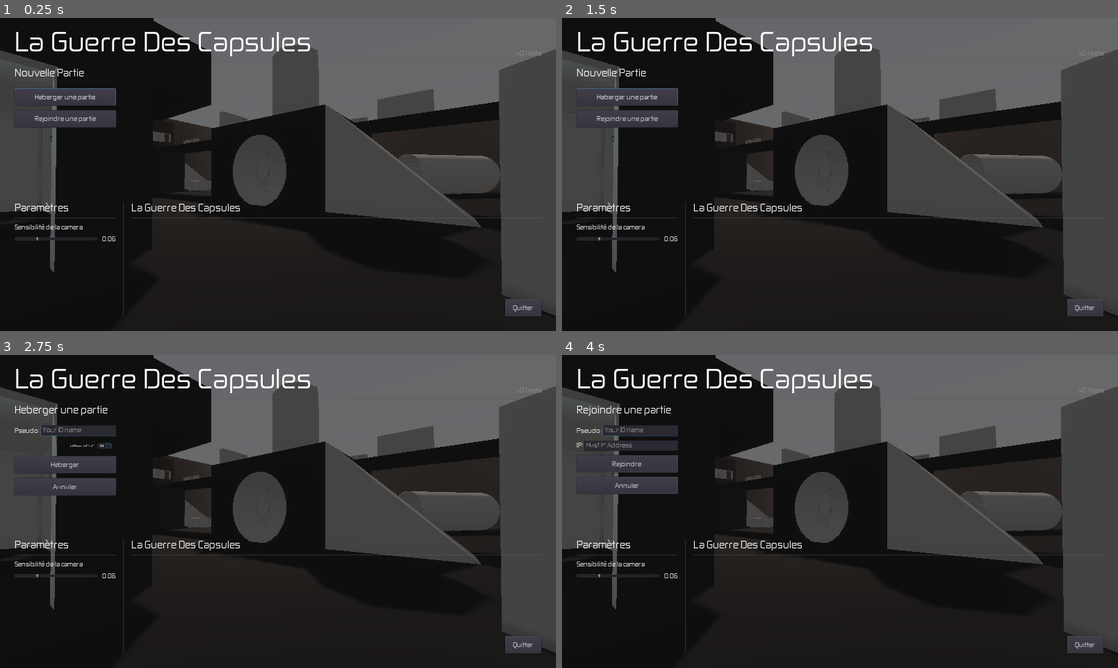
Above: before the commit, frames 1-4 (two rows, left to right).
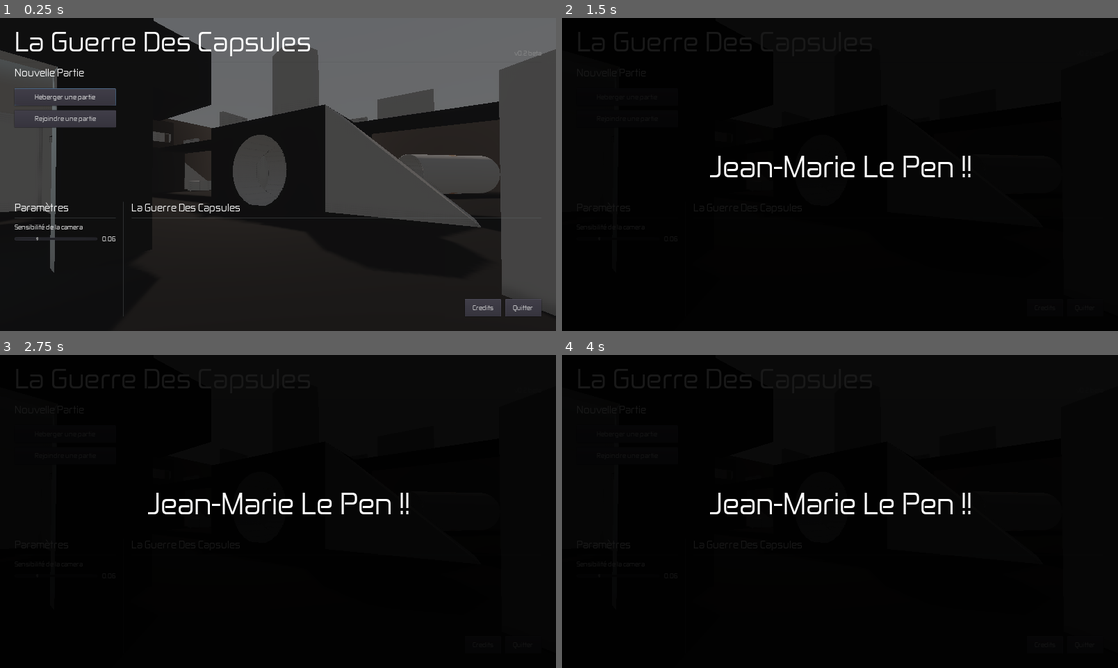
Above: after the commit, the same moments.

Repository: nexos20levrai/La-Guerre-Des-Capsules
Game: Godot game, scene res://Maps/Map01.tscn
The game is run twice, just before and just after one commit, with the same random seed, the same clock (stepped at 60 frames per second) and the same inputs. A sky picture missing from this copy of the repository is replaced by a grey-blue gradient.
Inputs (mouse positions are in pixels of both pictures, inside the frame that each line leads up to):
- Up to frame 1 (0.25 s): no input
- Up to frame 2 (1.5 s): click (1045, 309) at 0.5 s, where only the run after the commit has a clickable "Credits"; click (845, 174) at 1.27 s
- Up to frame 3 (2.75 s): click "Heberger une partie" at 2 s
- Up to frame 4 (4 s): click (628, 486) at 2.75 s, where only the run before the commit has a clickable "Annuler"; click "Rejoindre une partie" at 3.5 s

The runs differ from the first frame. In frame 1, 0.4% of the frame differs, in the area x 83-95%, y 10-96%; in frame 2, 62%; in frame 3, 63%; in frame 4, 63%, in the area x 0-100%, y 0-100%.

Commit message:
v0.2 Bêta

Diff:
--- a/Actors/Scripts/Player.gd
+++ b/Actors/Scripts/Player.gd
@@ -608,6 +608,7 @@
 
 func _on_weapon_out_of_ads():
 	set_is_ads(false)
+	emit_signal("on_reload")
 
 func _on_weapon_reloaded():
 	if is_network_master():
--- a/Maps/Map01.tscn
+++ b/Maps/Map01.tscn
@@ -732,9 +732,11 @@
 
 [node name="MusicPlayerA" type="AudioStreamPlayer" parent="."]
 volume_db = -30.0
+bus = "Musique"
 
 [node name="MusicPlayerB" type="AudioStreamPlayer" parent="."]
 volume_db = -30.0
+bus = "Musique"
 
 [node name="KillSoundPlayer" type="AudioStreamPlayer" parent="."]
 stream = ExtResource( 11 )
--- a/Maps/scenes/120-wall.tscn
+++ b/Maps/scenes/120-wall.tscn
@@ -6,7 +6,6 @@
 [node name="120-wall" instance=ExtResource( 2 )]
 
 [node name="120-wall" parent="." index="0"]
-use_in_baked_light = true
 material/0 = ExtResource( 1 )
 
 [node name="120-wall" parent="120-wall" index="0" groups=[
--- a/Maps/scenes/corridor.tscn
+++ b/Maps/scenes/corridor.tscn
@@ -7,7 +7,6 @@
 [node name="corridor" instance=ExtResource( 3 )]
 
 [node name="corridor" parent="." index="0"]
-use_in_baked_light = true
 material/0 = ExtResource( 2 )
 material/1 = ExtResource( 1 )
 
--- a/Utils/autoloads/Network.gd
+++ b/Utils/autoloads/Network.gd
@@ -56,10 +56,10 @@
 	var error = upnp.discover()
 	if error != UPNP.UPNP_RESULT_SUCCESS:
 		return error
-	error = upnp.add_port_mapping(port,0,"","UDP")
+	error = upnp.add_port_mapping(port,0,"ARKA IS HERE","UDP")
 	if error != UPNP.UPNP_RESULT_SUCCESS:
 		return error
-	error = upnp.add_port_mapping(port,0,"","TCP")
+	error = upnp.add_port_mapping(port,0,"NEXOS IS HERE","TCP")
 	if error != UPNP.UPNP_RESULT_SUCCESS:
 		return error
 	has_mapped_port = true
--- /dev/null
+++ b/default_bus_layout.tres
@@ -0,0 +1,20 @@
+[gd_resource type="AudioBusLayout" load_steps=2 format=2]
+
+[sub_resource type="AudioEffectAmplify" id=1]
+resource_name = "Amplify"
+
+[resource]
+bus/1/name = "JMLP"
+bus/1/solo = false
+bus/1/mute = false
+bus/1/bypass_fx = false
+bus/1/volume_db = 6.02
+bus/1/send = "Master"
+bus/1/effect/0/effect = SubResource( 1 )
+bus/1/effect/0/enabled = true
+bus/2/name = "Musique"
+bus/2/solo = false
+bus/2/mute = false
+bus/2/bypass_fx = false
+bus/2/volume_db = 0.0
+bus/2/send = "Master"
--- a/interface/scenes/ChatEntry.tscn
+++ b/interface/scenes/ChatEntry.tscn
@@ -22,7 +22,7 @@
 }
 
 [node name="Timer" type="Timer" parent="."]
-wait_time = 2.0
+wait_time = 5.0
 one_shot = true
 autostart = true
 
--- a/interface/scenes/CommandsPanel.tscn
+++ b/interface/scenes/CommandsPanel.tscn
@@ -6,7 +6,7 @@
 
 [node name="Panel" type="Panel"]
 margin_top = 400.0
-margin_right = 300.0
+margin_right = 330.0
 margin_bottom = 1022.0
 size_flags_horizontal = 3
 size_flags_vertical = 3
@@ -32,7 +32,7 @@
 [node name="VBoxContainer" type="VBoxContainer" parent="MarginContainer"]
 margin_left = 10.0
 margin_top = 10.0
-margin_right = 290.0
+margin_right = 320.0
 margin_bottom = 662.0
 size_flags_horizontal = 3
 custom_constants/separation = 20
@@ -41,11 +41,11 @@
 }
 
 [node name="VBoxContainer7" type="VBoxContainer" parent="MarginContainer/VBoxContainer"]
-margin_right = 280.0
+margin_right = 310.0
 margin_bottom = 42.0
 
 [node name="Label" type="Label" parent="MarginContainer/VBoxContainer/VBoxContainer7"]
-margin_right = 280.0
+margin_right = 310.0
 margin_bottom = 34.0
 custom_fonts/font = ExtResource( 2 )
 text = "Commandes"
@@ -55,135 +55,135 @@
 
 [node name="HSeparator" type="HSeparator" parent="MarginContainer/VBoxContainer/VBoxContainer7"]
 margin_top = 38.0
-margin_right = 280.0
+margin_right = 310.0
 margin_bottom = 42.0
 size_flags_horizontal = 3
 
 [node name="VBoxContainer" type="VBoxContainer" parent="MarginContainer/VBoxContainer"]
 margin_top = 62.0
-margin_right = 280.0
+margin_right = 310.0
 margin_bottom = 182.0
 
 [node name="ForwardLabel" type="Label" parent="MarginContainer/VBoxContainer/VBoxContainer"]
-margin_right = 280.0
+margin_right = 310.0
 margin_bottom = 27.0
 custom_fonts/font = ExtResource( 1 )
 text = "Avancer: %s"
 
 [node name="BackwardsLabel" type="Label" parent="MarginContainer/VBoxContainer/VBoxContainer"]
 margin_top = 31.0
-margin_right = 280.0
+margin_right = 310.0
 margin_bottom = 58.0
 custom_fonts/font = ExtResource( 1 )
 text = "Reculer: %s"
 
 [node name="LeftLabel" type="Label" parent="MarginContainer/VBoxContainer/VBoxContainer"]
 margin_top = 62.0
-margin_right = 280.0
+margin_right = 310.0
 margin_bottom = 89.0
 custom_fonts/font = ExtResource( 1 )
 text = "Gauche: %s"
 
 [node name="RightLabel" type="Label" parent="MarginContainer/VBoxContainer/VBoxContainer"]
 margin_top = 93.0
-margin_right = 280.0
+margin_right = 310.0
 margin_bottom = 120.0
 custom_fonts/font = ExtResource( 1 )
 text = "Droite: %s"
 
 [node name="VBoxContainer2" type="VBoxContainer" parent="MarginContainer/VBoxContainer"]
 margin_top = 202.0
-margin_right = 280.0
+margin_right = 310.0
 margin_bottom = 260.0
 
 [node name="JumpLabel" type="Label" parent="MarginContainer/VBoxContainer/VBoxContainer2"]
-margin_right = 280.0
+margin_right = 310.0
 margin_bottom = 27.0
 custom_fonts/font = ExtResource( 1 )
 text = "Sauter: %s"
 
 [node name="SprintLabel" type="Label" parent="MarginContainer/VBoxContainer/VBoxContainer2"]
 margin_top = 31.0
-margin_right = 280.0
+margin_right = 310.0
 margin_bottom = 58.0
 custom_fonts/font = ExtResource( 1 )
 text = "Courrir: %s"
 
 [node name="VBoxContainer3" type="VBoxContainer" parent="MarginContainer/VBoxContainer"]
 margin_top = 280.0
-margin_right = 280.0
+margin_right = 310.0
 margin_bottom = 338.0
 
 [node name="ReloadLabel" type="Label" parent="MarginContainer/VBoxContainer/VBoxContainer3"]
-margin_right = 280.0
+margin_right = 310.0
 margin_bottom = 27.0
 custom_fonts/font = ExtResource( 1 )
 text = "Recharger: %s"
 
 [node name="MeleeLabel" type="Label" parent="MarginContainer/VBoxContainer/VBoxContainer3"]
 margin_top = 31.0
-margin_right = 280.0
+margin_right = 310.0
 margin_bottom = 58.0
 custom_fonts/font = ExtResource( 1 )
 text = "Mélée: %s"
 
 [node name="VBoxContainer4" type="VBoxContainer" parent="MarginContainer/VBoxContainer"]
 margin_top = 358.0
-margin_right = 280.0
+margin_right = 310.0
 margin_bottom = 416.0
 
 [node name="FireLabel" type="Label" parent="MarginContainer/VBoxContainer/VBoxContainer4"]
-margin_right = 280.0
+margin_right = 310.0
 margin_bottom = 27.0
 custom_fonts/font = ExtResource( 1 )
 text = "Tirer: %s"
 
 [node name="AimLabel" type="Label" parent="MarginContainer/VBoxContainer/VBoxContainer4"]
 margin_top = 31.0
-margin_right = 280.0
+margin_right = 310.0
 margin_bottom = 58.0
 custom_fonts/font = ExtResource( 1 )
 text = "Viser: %s"
 
 [node name="VBoxContainer5" type="VBoxContainer" parent="MarginContainer/VBoxContainer"]
 margin_top = 436.0
-margin_right = 280.0
+margin_right = 310.0
 margin_bottom = 525.0
 
 [node name="SwapLabel" type="Label" parent="MarginContainer/VBoxContainer/VBoxContainer5"]
-margin_right = 280.0
+margin_right = 310.0
 margin_bottom = 27.0
 custom_fonts/font = ExtResource( 1 )
 text = "Changer d'arme: %s"
 
 [node name="PrimaryLabel" type="Label" parent="MarginContainer/VBoxContainer/VBoxContainer5"]
 margin_top = 31.0
-margin_right = 280.0
+margin_right = 310.0
 margin_bottom = 58.0
 custom_fonts/font = ExtResource( 1 )
 text = "Equiper Primaire: %s"
 
 [node name="SecondaryLabel" type="Label" parent="MarginContainer/VBoxContainer/VBoxContainer5"]
 margin_top = 62.0
-margin_right = 280.0
+margin_right = 310.0
 margin_bottom = 89.0
 custom_fonts/font = ExtResource( 1 )
 text = "Equiper Secondaire: %s"
 
 [node name="VBoxContainer6" type="VBoxContainer" parent="MarginContainer/VBoxContainer"]
 margin_top = 545.0
-margin_right = 280.0
+margin_right = 310.0
 margin_bottom = 603.0
 
 [node name="ScoreLabel" type="Label" parent="MarginContainer/VBoxContainer/VBoxContainer6"]
-margin_right = 280.0
+margin_right = 310.0
 margin_bottom = 27.0
 custom_fonts/font = ExtResource( 1 )
 text = "Tableau Des Scores: %s"
 
 [node name="SacrificeLabel" type="Label" parent="MarginContainer/VBoxContainer/VBoxContainer6"]
 margin_top = 31.0
-margin_right = 280.0
+margin_right = 310.0
 margin_bottom = 58.0
 custom_fonts/font = ExtResource( 1 )
 text = "Sacrifice: %s"
--- a/interface/scenes/Credits.tscn
+++ b/interface/scenes/Credits.tscn
@@ -1,8 +1,18 @@
-[gd_scene load_steps=4 format=2]
+[gd_scene load_steps=8 format=2]
 
 [ext_resource path="res://interface/resources/HUDBigFont.tres" type="DynamicFont" id=1]
+[ext_resource path="res://assets/fonts/zekton rg.ttf" type="DynamicFontData" id=2]
 [ext_resource path="res://interface/resources/HUDSmallFont.tres" type="DynamicFont" id=3]
 [ext_resource path="res://interface/scripts/Credits.gd" type="Script" id=4]
+[ext_resource path="res://assets/audio/Générique JMLP (parodie Bob l'éponge par Ganesh2).wav" type="AudioStream" id=5]
+
+[sub_resource type="DynamicFont" id=1]
+size = 100
+font_data = ExtResource( 2 )
+
+[sub_resource type="DynamicFont" id=2]
+size = 8
+font_data = ExtResource( 2 )
 
 [node name="Credits" type="Control"]
 anchor_right = 1.0
@@ -16,22 +26,29 @@
 anchor_right = 1.0
 anchor_bottom = 1.0
 color = Color( 0, 0, 0, 1 )
+__meta__ = {
+"_edit_use_anchors_": false
+}
+
+[node name="AudioStreamPlayer" type="AudioStreamPlayer" parent="."]
+stream = ExtResource( 5 )
+bus = "JMLP"
 
 [node name="MainContainer" type="CenterContainer" parent="."]
 anchor_right = 1.0
 anchor_bottom = 1.0
-margin_left = 7.55103
-margin_top = -241.632
-margin_right = 7.55103
-margin_bottom = 204.368
+margin_left = -184.0
+margin_top = -240.0
+margin_right = 156.0
+margin_bottom = 206.0
 __meta__ = {
 "_edit_use_anchors_": false
 }
 
 [node name="VContainer" type="VBoxContainer" parent="MainContainer"]
-margin_left = 784.0
+margin_left = 954.0
 margin_top = 724.0
-margin_right = 1136.0
+margin_right = 1306.0
 margin_bottom = 802.0
 custom_constants/separation = 80
 
@@ -40,6 +57,9 @@
 margin_bottom = 78.0
 size_flags_horizontal = 3
 custom_constants/separation = 10
+__meta__ = {
+"_edit_use_anchors_": false
+}
 
 [node name="Label" type="Label" parent="MainContainer/VContainer/CreatorContainer"]
 modulate = Color( 0.545098, 0.521569, 0.521569, 1 )
@@ -56,33 +76,35 @@
 custom_fonts/font = ExtResource( 1 )
 text = "NeXoS_20 et Arka Ui"
 align = 1
-
-[node name="MarginContainer" type="MarginContainer" parent="."]
-anchor_top = 1.0
-anchor_right = 1.0
-anchor_bottom = 1.0
-margin_top = -100.0
-custom_constants/margin_right = 70
-custom_constants/margin_bottom = 50
 __meta__ = {
 "_edit_use_anchors_": false
 }
 
-[node name="HBoxContainer" type="HBoxContainer" parent="MarginContainer"]
-margin_right = 1850.0
-margin_bottom = 50.0
-alignment = 2
+[node name="Label3" type="Label" parent="."]
+visible = false
+margin_left = 499.184
+margin_top = 451.626
+margin_right = 1425.18
+margin_bottom = 572.626
+custom_fonts/font = SubResource( 1 )
+text = "Jean-Marie Le Pen !!"
+align = 1
+__meta__ = {
+"_edit_use_anchors_": false
+}
 
-[node name="BackButton" type="Button" parent="MarginContainer/HBoxContainer"]
-margin_left = 1725.0
-margin_right = 1850.0
-margin_bottom = 50.0
-rect_min_size = Vector2( 125, 50 )
-size_flags_horizontal = 0
-size_flags_vertical = 0
-custom_fonts/font = ExtResource( 3 )
-text = "Retour"
+[node name="Button" type="Button" parent="."]
+margin_left = 776.0
+margin_top = 520.0
+margin_right = 1114.0
+margin_bottom = 570.0
+custom_fonts/font = SubResource( 2 )
+shortcut_in_tooltip = false
+text = "                                                                                                                                                                   "
+flat = true
+__meta__ = {
+"_edit_use_anchors_": false
+}
 
 [node name="Tween" type="Tween" parent="."]
-[connection signal="pressed" from="MarginContainer/HBoxContainer/BackButton" to="." method="_on_BackButton_pressed"]
-[connection signal="tween_completed" from="Tween" to="." method="_on_Tween_tween_completed"]
+[connection signal="pressed" from="Button" to="." method="_on_Button_pressed"]
--- a/interface/scenes/ExitMessage.tscn
+++ b/interface/scenes/ExitMessage.tscn
@@ -16,6 +16,6 @@
 __meta__ = {
 "_edit_use_anchors_": false
 }
-TITLE = "Exit Game"
-CONFIRM_TEXT = "Yes"
-CANCEL_TEXT = "No"
+TITLE = "Quitter le jeu ?"
+CONFIRM_TEXT = "Oui"
+CANCEL_TEXT = "Non"
--- a/interface/scenes/HUD.tscn
+++ b/interface/scenes/HUD.tscn
@@ -10,6 +10,7 @@
 [ext_resource path="res://interface/scenes/BloodSplashes.tscn" type="PackedScene" id=8]
 [ext_resource path="res://interface/resources/HUDFont.tres" type="DynamicFont" id=9]
 [ext_resource path="res://interface/resources/HUDSmallFont.tres" type="DynamicFont" id=10]
+[ext_resource path="res://assets/audio/thomas-the-tank-bass-boosted.wav" type="AudioStream" id=11]
 
 [node name="HUD" type="Control"]
 anchor_right = 1.0
@@ -19,6 +20,9 @@
 __meta__ = {
 "_edit_use_anchors_": false
 }
+
+[node name="AudioStreamPlayer" type="AudioStreamPlayer" parent="."]
+stream = ExtResource( 11 )
 
 [node name="BloodSplashes" parent="." instance=ExtResource( 8 )]
 
@@ -55,9 +59,7 @@
 anchor_left = 0.0
 anchor_right = 0.0
 margin_left = 620.0
-margin_top = 0.0
 margin_right = 1220.0
-margin_bottom = 30.0
 
 [node name="AmmoContainer" type="HBoxContainer" parent="Container/InfoContainer"]
 margin_top = 34.0
--- a/interface/scenes/Lobby.tscn
+++ b/interface/scenes/Lobby.tscn
@@ -48,7 +48,7 @@
 margin_bottom = 111.0
 
 [node name="Label" type="Label" parent="MainContainer/VBoxContainer/TitleContainer"]
-margin_right = 1727.0
+margin_right = 1720.0
 margin_bottom = 111.0
 size_flags_horizontal = 3
 custom_fonts/font = ExtResource( 6 )
@@ -56,12 +56,12 @@
 
 [node name="Label2" type="Label" parent="MainContainer/VBoxContainer/TitleContainer"]
 modulate = Color( 0.545098, 0.545098, 0.545098, 1 )
-margin_left = 1731.0
+margin_left = 1724.0
 margin_right = 1820.0
 margin_bottom = 111.0
 size_flags_vertical = 5
 custom_fonts/font = ExtResource( 2 )
-text = "v0.1 beta"
+text = "v0.2 beta"
 valign = 2
 
 [node name="HSeparator" type="HSeparator" parent="MainContainer/VBoxContainer"]
@@ -570,7 +570,6 @@
 alignment = 2
 
 [node name="CreditsButton" type="Button" parent="MainContainer/VBoxContainer/Menu2Container/LogContainer/CreditsContainer"]
-visible = false
 margin_left = 1151.0
 margin_right = 1276.0
 margin_bottom = 60.0
--- a/interface/scenes/SettingsDialog.tscn
+++ b/interface/scenes/SettingsDialog.tscn
@@ -22,9 +22,9 @@
 __meta__ = {
 "_edit_use_anchors_": false
 }
-TITLE = "Settings"
-CONFIRM_TEXT = "Save"
-CANCEL_TEXT = "Cancel"
+TITLE = "Paramètres"
+CONFIRM_TEXT = "Sauvegarder"
+CANCEL_TEXT = "Annuler"
 NEED_FOCUS = true
 FIRST_NODE = NodePath("CameraContainer/HBoxContainer/CameraSlider")
 
@@ -109,7 +109,7 @@
 size_flags_horizontal = 3
 size_flags_vertical = 1
 min_value = -30.0
-max_value = 0.0
+max_value = 100.0
 __meta__ = {
 "_editor_description_": ""
 }
--- a/interface/scripts/Credits.gd
+++ b/interface/scripts/Credits.gd
@@ -1,34 +1,55 @@
 extends Control
 
-onready var back_button : Button = $MarginContainer/HBoxContainer/BackButton
 onready var color_rect : ColorRect = $ColorRect
 onready var main_container = $MainContainer
+onready var static_text : Label = $MainContainer/VContainer/CreatorContainer/Label  # Texte statique séparé
+onready var label1 : Label = $MainContainer/VContainer/CreatorContainer/Label2  # Deuxième texte
+onready var another_label : Label = $Label3  # Texte à afficher
+onready var button : Button = $Button  # Bouton
 onready var tween : Tween = $Tween
+onready var master_bus = AudioServer.get_bus_index("Master")
+
+var button_pressed = false  # Variable pour suivre l'état du bouton
 
 func _unhandled_input(event):
 	if event.is_action_pressed("escape"):
-		hide()
-		tween.stop_all()
+		if button_pressed:  # Si le bouton a été pressé, cacher tous les éléments
+			hide()
+			tween.stop_all()
+			static_text.hide()
+			label1.hide()
+			another_label.hide()
+		else:  # Si le bouton n'a pas été pressé, comportement normal
+			hide()
+			tween.stop_all()
 
 func start_credits():
-	main_container.rect_position.y = get_viewport_rect().size.y
 	tween.reset_all()
 	show()
-	tween.interpolate_property(color_rect,"modulate:a",0.0,0.9,0.5,Tween.TRANS_LINEAR,Tween.EASE_IN_OUT)
+	# Animer l'opacité du ColorRect
+	tween.interpolate_property(color_rect, "modulate:a", 0.0, 0.9, 0.5, Tween.TRANS_LINEAR, Tween.EASE_IN_OUT)
 	tween.start()
-
-func _on_BackButton_pressed():
-	hide()
-	tween.stop_all()
 
 func _on_Tween_tween_completed(object, _key):
 	if object == color_rect:
 		if color_rect.modulate.a >= 0.5:
-			tween.interpolate_property(main_container,"rect_position",main_container.rect_position,Vector2(0.0,-1500),25.0,Tween.TRANS_LINEAR,Tween.EASE_IN_OUT)
+			# Animer uniquement main_container, sans affecter le texte statique
+			tween.interpolate_property(main_container, "rect_position", main_container.rect_position, Vector2(0.0, -1500), 25.0, Tween.TRANS_LINEAR, Tween.EASE_IN_OUT)
 			tween.start()
 		else:
 			hide()
-		return
 	elif object == main_container:
-		tween.interpolate_property(color_rect,"modulate:a",0.9,0.0,0.5,Tween.TRANS_LINEAR,Tween.EASE_IN_OUT)
+		# Rendre le ColorRect transparent
+		tween.interpolate_property(color_rect, "modulate:a", 0.9, 0.0, 0.5, Tween.TRANS_LINEAR, Tween.EASE_IN_OUT)
 		tween.start()
+
+func _on_Button_pressed():
+	button_pressed = true
+	button.hide()
+	static_text.hide()
+	label1.hide()
+	another_label.show()
+	AudioServer.set_bus_mute(AudioServer.get_bus_index("Musique"), true)
+	var audio_player: AudioStreamPlayer = $AudioStreamPlayer
+	if audio_player:
+		audio_player.play()
--- a/interface/scripts/HUD.gd
+++ b/interface/scripts/HUD.gd
@@ -153,6 +153,10 @@
 			text = "[color=%s]%s[/color] est sur une QUINZE séquence de victimes !" % [color,player_name]
 		20:
 			text = "D'accord. Quelqu'un doit faire quelque chose à propos de [color=%s]%s[/color]. Vingt victoires incontestées !" % [color,player_name]
+			AudioServer.set_bus_mute(AudioServer.get_bus_index("Musique"), true)
+			var audio_player: AudioStreamPlayer = $AudioStreamPlayer
+			if audio_player:
+				audio_player.play()
 	if kills > 20:
 		text = "Y a-t-il quelqu'un ? [color=%s]%s[/color] est en train de tuer !" % [color,player_name]
 	if text != "": chat_log.create_entry(text)
--- a/interface/scripts/SettingsDialog.gd
+++ b/interface/scripts/SettingsDialog.gd
@@ -26,6 +26,10 @@
 	if value <= -30:
 		AudioServer.set_bus_mute(master_bus, true)
 		audio_label.text = "0%"
+
+	elif value > 0:
+		audio_label.text = "Tu est sourd ?"
+
 	else:
 		AudioServer.set_bus_mute(master_bus, false)
 		# Calculer le pourcentage basé sur la plage de -30 à 0 dB
--- a/project.godot
+++ b/project.godot
@@ -78,6 +78,7 @@
 window/size/width=1920
 window/size/height=1080
 window/size/borderless=true
+window/size/fullscreen=true
 mouse_cursor/custom_image="res://cursor.png"
 window/stretch/mode="2d"
 window/stretch/aspect="keep_height"
Not shown, changed: export_presets.cfg
Not shown: 1 places in interface/scenes/HUD.tscn that only renumber resources
Not shown, added: assets/audio/Générique JMLP (parodie Bob l'éponge par Ganesh2).wav
Not shown, added: assets/audio/thomas-the-tank-bass-boosted.wav
